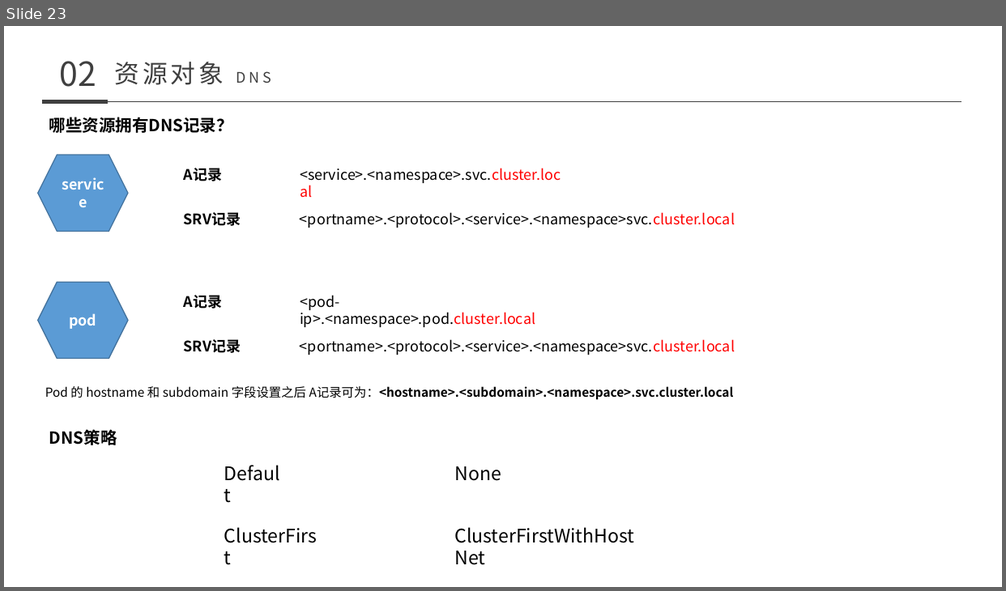
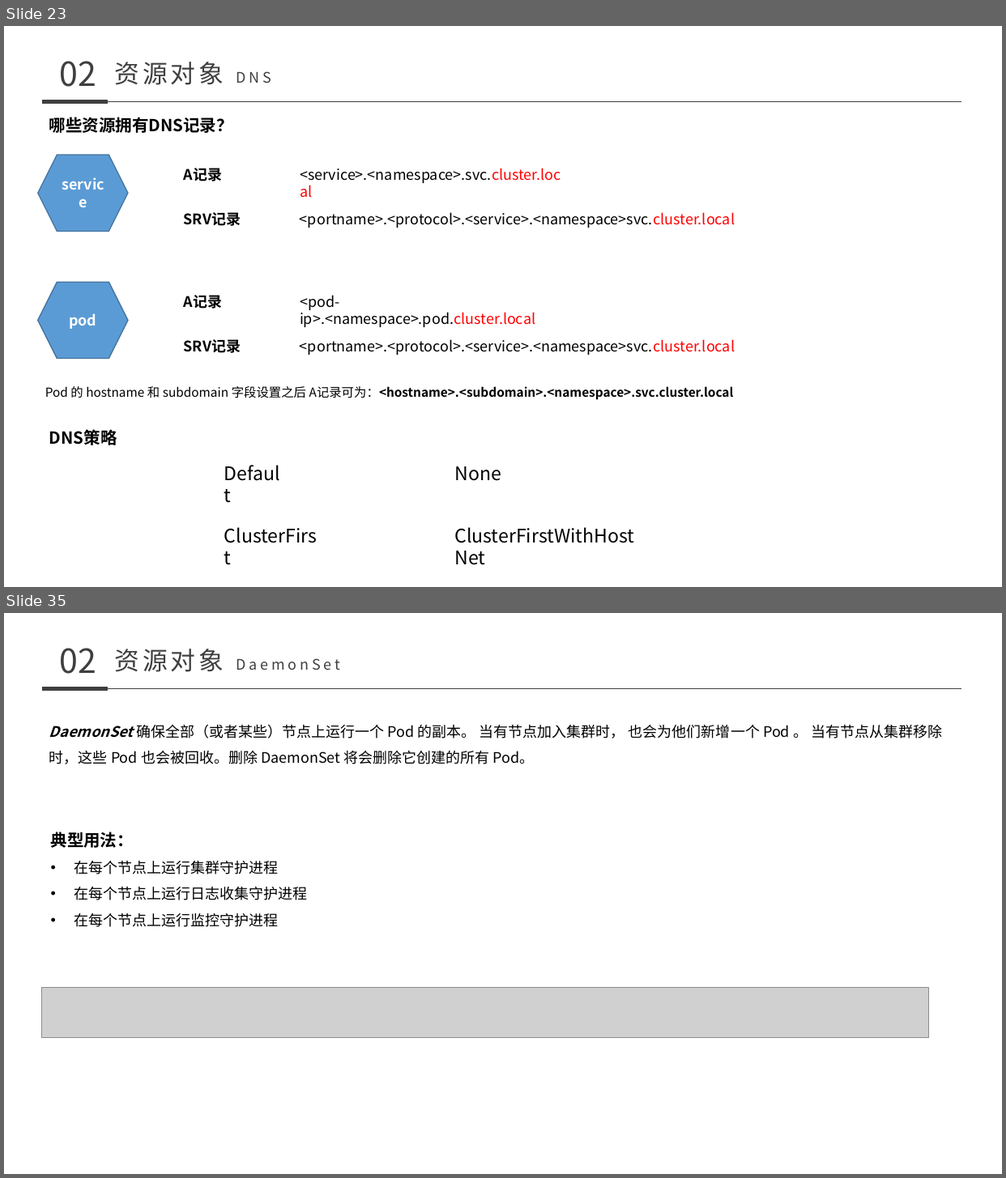
Before and after one commit to nutionMedivn/Kubernetes-training-camp, a slide deck: 基础/008-011 kubernetes.pptx. Shown one above the other, each under a label of ours: slide 23 before the commit, slides 23 and 35 after it; the slides between them are not shown. The pictures are 1006x591 and 1006x1178 pixels, drawn with LibreOffice and Linux fonts; fonts in the diff are those of the drawing; grey boxes stand for pictures. Boxes give left, top, right and bottom in pixels: in the first picture for what was removed or moved away, otherwise in the second. Text is boxed around its words. In the diff, an @@ line names an element or a change of style, - is before the commit and + after.

```diff
--- a/基础/008-011 kubernetes.pptx
+++ b/基础/008-011 kubernetes.pptx
@@ slide 35 added at bbox=[4, 613, 1002, 1174], background #FFFFFF @@
@@ text added at bbox=[60, 648, 97, 674], 32 pt, text #3F3F3F @@
+02
@@ text added at bbox=[115, 649, 224, 672], 14 pt, text #3F3F3F @@
+资源对象 DaemonSet
@@ line added from (42, 688) to (108, 688), #3F3F3F 4.5 pt @@
@@ line added from (108, 688) to (961, 688), #3F3F3F 0.5 pt @@
@@ text added at bbox=[49, 724, 942, 764], 14 pt, text #000000 @@
+DaemonSet 确保全部（或者某些）节点上运行一个 Pod 的副本。 当有节点加入集群时， 也会为他们新增一个 Pod 。 当有节点从集群移除时，这些 Pod 也会被回收。删除 DaemonSet 将会删除它创建的所有 Pod。
@@ text added at bbox=[51, 832, 308, 927], 14 pt, text #000000 @@
+典型用法：
+• 在每个节点上运行集群守护进程
+• 在每个节点上运行日志收集守护进程
+• 在每个节点上运行监控守护进程
@@ picture added at bbox=[42, 987, 928, 1037] @@
```
Also in this commit, not shown: 1 slide changed, 42 other slides added, 9 other files.
